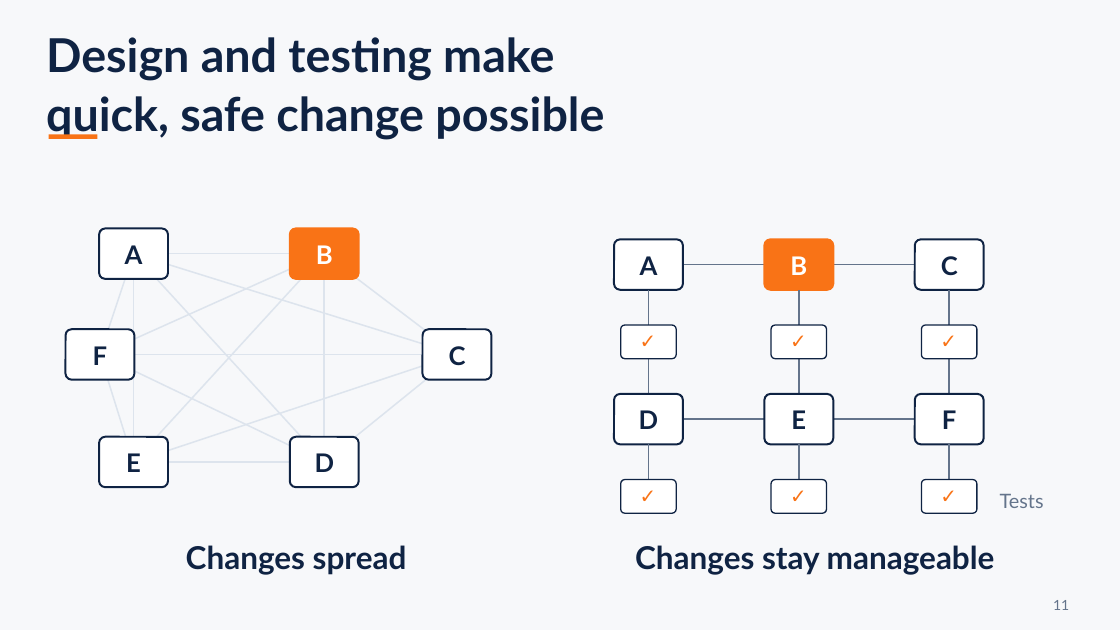
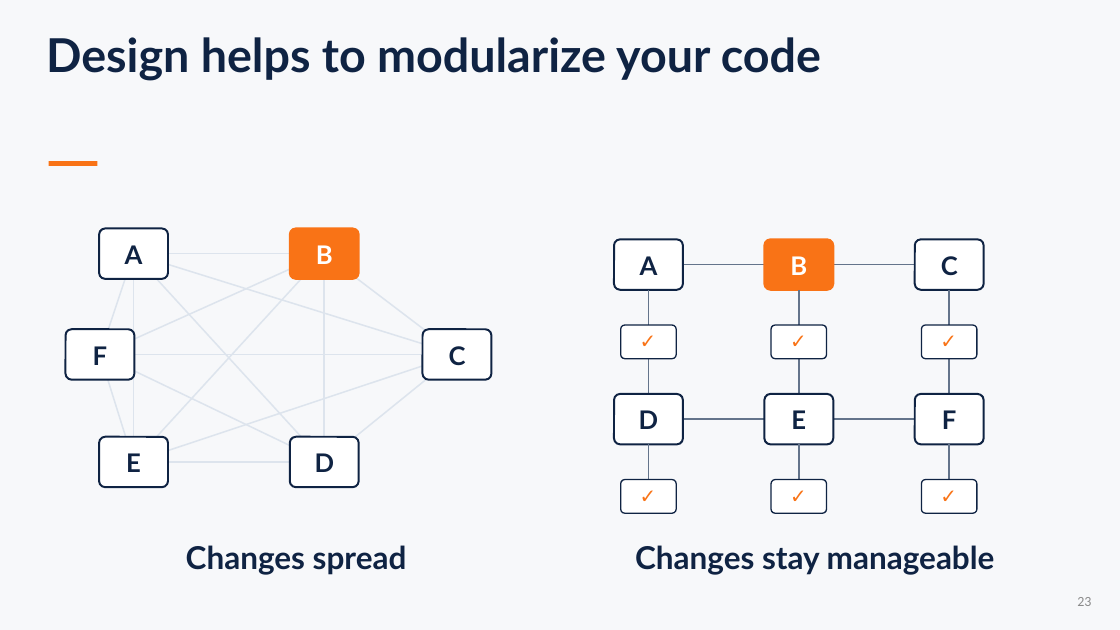
Before and after one commit to sefop/sefop-sctc-2026, a slide deck: slide 23 of SCTC-2026-Airlines-Optimization-Workshop.pptx (slide 18 before the commit). Drawn at 1120x630 pixels with LibreOffice and Linux fonts; fonts in the diff are those of the drawing. Boxes give left, top, right and bottom in pixels: in the first picture for what was removed or moved away, otherwise in the second. Text is boxed around its words. In the diff, an @@ line names an element or a change of style, - is before the commit and + after.

```diff
--- a/SCTC-2026-Airlines-Optimization-Workshop.pptx
+++ b/SCTC-2026-Airlines-Optimization-Workshop.pptx
@@ text at (46,37,821,81): text changed @@
-Design and testing make
-quick, safe change possible
+Design helps to modularize your code
@@ rectangle: place and size @@
-rectangle at (49,134,97,139)
+rectangle at (49,161,97,166)
@@ text removed at (1000,494,1044,508) @@
-Tests
@@ page number added at (1077,597,1091,606), 12 pt, text #8C8C8C @@
+23
@@ text removed at (1053,600,1069,610) @@
-11
```
Also in this commit, not shown: 22 other slides changed, 7 slides added, 2 slides removed, 7 other files.
